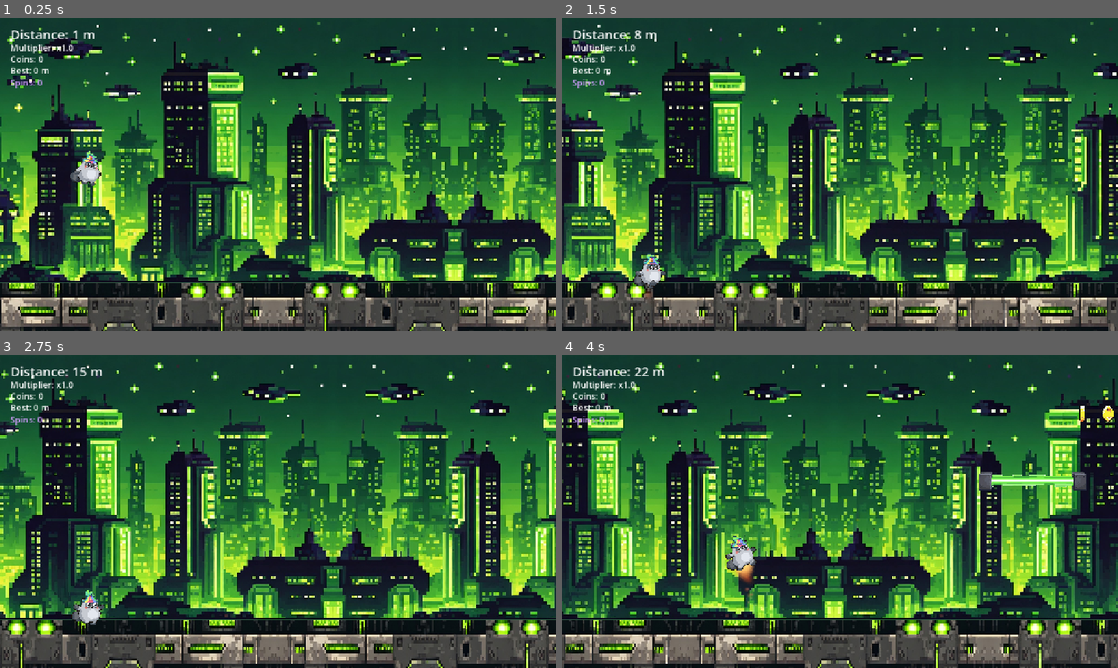
Above: before the commit, frames 1-4 (two rows, left to right).
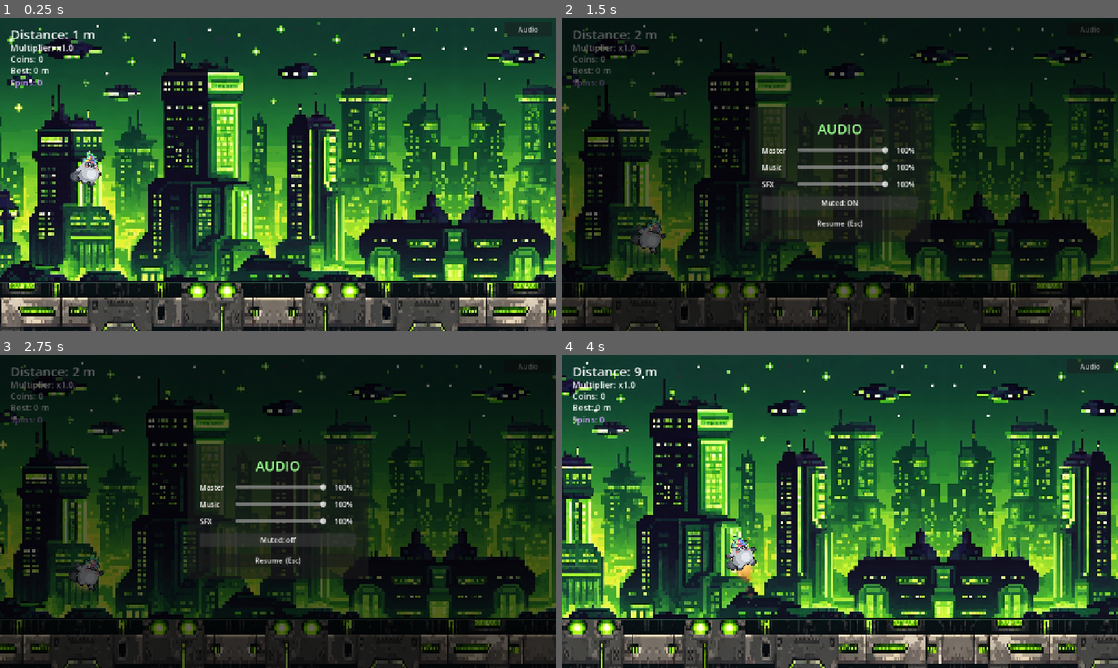
Above: after the commit, the same moments.

Repository: Camoku/moki-jetpack-mayhem
Game: Godot game, scene res://Main.tscn
Two runs of this game, one before a commit and one after it. Both use one fixed random seed, a clock stepped at 60 frames per second and the inputs below. Sound files missing from this copy of the repository are replaced by a short silence.
Inputs (mouse positions are in pixels of both pictures, inside the frame that each line leads up to):
- Up to frame 1 (0.25 s): no input
- Up to frame 2 (1.5 s): click (1090, 30) at 0.5 s, where only the run after the commit has a clickable "Audio"; click (840, 202) at 1.25 s, where only the run after the commit has a clickable "Muted: off"
- Up to frame 3 (2.75 s): click (278, 539) at 2 s, where only the run after the commit has a clickable "Muted: ON"
- Up to frame 4 (4 s): click (840, 561) at 2.75 s, where only the run after the commit has a clickable "Resume (Esc)"; tap Enter at 3.5 s; hold D (move_right) from 3.53 s (still down); hold Space (boost) from 3.53 s (still down); tap M at 3.8 s

The runs differ from the first frame. In frame 1, less than 0.1% of the frame differs, in the area x 90-97%, y 2-6%; in frame 2, 85%, in the area x 0-100%, y 0-100%; in frame 3, 84%; in frame 4, 60%.

Commit message:
Add full audio pass: chiptune SFX, music, and a settings menu
Procedurally-generated 8-bit audio (tools/gen_audio.py): 21 SFX + a
looping music track, all as WAV. New Audio autoload (audio_manager.gd)
with an SFX player pool + Master/SFX/Music buses, plus a global settings
menu (settings_menu.gd) opened by a corner "Audio" button or Esc, with
volume sliders + mute, persisted to user://audio.cfg.

Wired sounds into: coins, powerups (dash whoosh), chests, spin tokens,
jetpack thruster loop, crash, shield block, second chance/revive, boost
rings, bounce orbs (on-screen only), missiles, lasers, boss arrival/hit/
defeat, event clears, slot reel + jackpot, and game over. Music starts
each run; loops by replaying on finish (the AudioStreamWAV internal loop
defaulted to a zero-length = silent region, which is why it was mute).

Co-Authored-By: Claude Opus 4.8 <noreply@anthropic.com>

Diff:
--- /dev/null
+++ b/audio_manager.gd
@@ -0,0 +1,176 @@
+# ==========================================================
+#  audio_manager.gd - the global sound manager (autoload "Audio")
+# ==========================================================
+#  One place that owns all sound. Any script can just call:
+#     Audio.play("coin")             # fire a one-shot SFX
+#     Audio.play_varied("bounce")    # same, with a little random pitch
+#     Audio.set_boost(true/false)    # start/stop the jetpack loop
+#     Audio.start_music()            # begin the looping track
+#  Press M in-game to mute everything.
+#
+#  How it works: a small POOL of AudioStreamPlayers is cycled through so
+#  several SFX can overlap without cutting each other off. SFX go to the
+#  "SFX" bus, music to the quieter "Music" bus (see default_bus_layout.tres).
+# ==========================================================
+extends Node
+
+# All one-shot sound effects, preloaded once. Add a sound = drop a .wav in
+# audio/sfx/ (see tools/gen_audio.py) and add a line here.
+const SFX := {
+	"coin": preload("res://audio/sfx/coin.wav"),
+	"ding": preload("res://audio/sfx/ding.wav"),
+	"powerup": preload("res://audio/sfx/powerup.wav"),
+	"chest": preload("res://audio/sfx/chest.wav"),
+	"crash": preload("res://audio/sfx/crash.wav"),
+	"bounce": preload("res://audio/sfx/bounce.wav"),
+	"ring": preload("res://audio/sfx/ring.wav"),
+	"dash": preload("res://audio/sfx/dash.wav"),
+	"laser": preload("res://audio/sfx/laser.wav"),
+	"missile": preload("res://audio/sfx/missile.wav"),
+	"boss_alarm": preload("res://audio/sfx/boss_alarm.wav"),
+	"boss_hit": preload("res://audio/sfx/boss_hit.wav"),
+	"boss_defeat": preload("res://audio/sfx/boss_defeat.wav"),
+	"event": preload("res://audio/sfx/event.wav"),
+	"jackpot": preload("res://audio/sfx/jackpot.wav"),
+	"slot_tick": preload("res://audio/sfx/slot_tick.wav"),
+	"sparkle": preload("res://audio/sfx/sparkle.wav"),
+	"shield": preload("res://audio/sfx/shield.wav"),
+	"revive": preload("res://audio/sfx/revive.wav"),
+	"gameover": preload("res://audio/sfx/gameover.wav"),
+	"select": preload("res://audio/sfx/select.wav"),
+}
+
+const POOL_SIZE := 16
+const SETTINGS_PATH := "user://audio.cfg"
+const BUSES := ["Master", "SFX", "Music"]
+
+var _pool: Array[AudioStreamPlayer] = []
+var _next: int = 0
+var _music_player: AudioStreamPlayer
+var _boost_player: AudioStreamPlayer
+var muted: bool = false
+# Per-bus volume as a 0..1 linear value (what the settings sliders show).
+var _vol: Dictionary = {"Master": 1.0, "SFX": 1.0, "Music": 1.0}
+
+
+func _ready() -> void:
+	# Keep playing while the tree is paused (slot machine / game-over use pause).
+	process_mode = Node.PROCESS_MODE_ALWAYS
+
+	for i in POOL_SIZE:
+		var p := AudioStreamPlayer.new()
+		p.bus = "SFX"
+		add_child(p)
+		_pool.append(p)
+
+	# Music on its own bus. We loop by REPLAYING when it finishes rather than the
+	# stream's internal loop (whose loop_end defaults to 0 = a silent zero-length
+	# loop - the cause of the "music plays but you hear nothing" bug).
+	var music: AudioStreamWAV = preload("res://audio/music/music_main.wav")
+	_music_player = AudioStreamPlayer.new()
+	_music_player.bus = "Music"
+	_music_player.stream = music
+	add_child(_music_player)
+	_music_player.finished.connect(_replay_music)
+
+	# The held jetpack thruster is a seamless loop toggled on/off.
+	var boost: AudioStreamWAV = preload("res://audio/sfx/boost_loop.wav")
+	boost.loop_mode = AudioStreamWAV.LOOP_FORWARD
+	_boost_player = AudioStreamPlayer.new()
+	_boost_player.bus = "SFX"
+	_boost_player.stream = boost
+	_boost_player.volume_db = -6.0
+	add_child(_boost_player)
+
+	_load_settings()                                   # restore saved volumes + mute
+	add_child(preload("res://settings_menu.gd").new())  # the global ESC settings menu
+
+
+# Fire a one-shot sound. pitch 1.0 = normal; vol_db trims the level.
+func play(sound: String, pitch: float = 1.0, vol_db: float = 0.0) -> void:
+	if not SFX.has(sound):
+		return
+	var p := _pool[_next]
+	_next = (_next + 1) % _pool.size()
+	p.stream = SFX[sound]
+	p.pitch_scale = pitch
+	p.volume_db = vol_db
+	p.play()
+
+
+# Same, but with a little random pitch so repeated sounds (coins) don't fatigue.
+func play_varied(sound: String, spread: float = 0.08, vol_db: float = 0.0) -> void:
+	play(sound, 1.0 + randf_range(-spread, spread), vol_db)
+
+
+func start_music() -> void:
+	if not _music_player.playing:
+		_music_player.play()
+
+
+# Loop the track by restarting it the instant it ends.
+func _replay_music() -> void:
+	_music_player.play()
+
+
+func stop_music() -> void:
+	_music_player.stop()
+
+
+# Start/stop the looping jetpack thruster (called every frame; guarded so it
+# only actually starts/stops on a change).
+func set_boost(on: bool) -> void:
+	if on and not _boost_player.playing:
+		_boost_player.play()
+	elif not on and _boost_player.playing:
+		_boost_player.stop()
+
+
+func toggle_mute() -> void:
+	muted = not muted
+	AudioServer.set_bus_mute(AudioServer.get_bus_index("Master"), muted)
+	_save_settings()
+
+
+# --- volume settings (used by the settings menu) ------------------------
+
+func get_bus_volume(bus: String) -> float:
+	return _vol.get(bus, 1.0)
+
+
+func set_bus_volume(bus: String, linear: float) -> void:
+	_vol[bus] = clampf(linear, 0.0, 1.0)
+	_apply_bus(bus)
+	_save_settings()
+
+
+func _apply_bus(bus: String) -> void:
+	var idx := AudioServer.get_bus_index(bus)
+	if idx >= 0:
+		# linear_to_db(0) is -inf; floor very-low values to a silent -60 dB.
+		var v: float = _vol[bus]
+		AudioServer.set_bus_volume_db(idx, linear_to_db(v) if v > 0.001 else -60.0)
+
+
+func _load_settings() -> void:
+	var cfg := ConfigFile.new()
+	if cfg.load(SETTINGS_PATH) == OK:
+		for b in BUSES:
+			_vol[b] = float(cfg.get_value("audio", b.to_lower(), _vol[b]))
+		muted = bool(cfg.get_value("audio", "muted", false))
+	for b in BUSES:
+		_apply_bus(b)
+	AudioServer.set_bus_mute(AudioServer.get_bus_index("Master"), muted)
+
+
+func _save_settings() -> void:
+	var cfg := ConfigFile.new()
+	for b in BUSES:
+		cfg.set_value("audio", b.to_lower(), _vol[b])
+	cfg.set_value("audio", "muted", muted)
+	cfg.save(SETTINGS_PATH)
+
+
+func _unhandled_input(event: InputEvent) -> void:
+	if event is InputEventKey and event.pressed and not event.echo and event.keycode == KEY_M:
+		toggle_mute()
--- a/boss.gd
+++ b/boss.gd
@@ -205,6 +205,7 @@
 			if _t >= intro_time:
 				if camera != null:
 					camera.shake(20.0 if kind == "main" else 10.0)   # the DREADNOUGHT lands much harder
+				Audio.play("boss_alarm")
 				_enter_attack()
 		State.ATTACK:
 			# The attack fired on entry. The frigate keeps lobbing fresh volleys
@@ -330,6 +331,7 @@
 func _die() -> void:
 	state = State.DYING
 	_t = 0.0
+	Audio.play("boss_defeat")
 	_set_core_vulnerable(false)
 	housing.color = Color(1.0, 0.85, 0.4, 1.0)   # flash bright as it blows (other kinds)
 	body_sprite.modulate = Color(2.2, 2.2, 2.2, 1.0)    # the cannon sprite flares bright
@@ -381,6 +383,7 @@
 func _on_core_entered(body: Node) -> void:
 	# A hit only counts while the core is exposed and off cooldown.
 	if body.is_in_group("player") and state == State.OVERHEAT and _core_vulnerable and _hit_cd <= 0.0:
+		Audio.play("boss_hit")
 		_take_hit()
 
 
--- a/bounce_orb.gd
+++ b/bounce_orb.gd
@@ -90,6 +90,9 @@
 func _bounce() -> void:
 	_pop = 1.32
 	_flare = 1.8
+	# Soft bounce blip - only when on-screen, so off-screen orbs don't spam.
+	if camera != null and absf(global_position.x - camera.global_position.x) < 700.0:
+		Audio.play_varied("bounce", 0.12, -6.0)
 
 
 # --- Juice builders (configured in code, like jet_flame.gd) ---
--- a/chest.gd
+++ b/chest.gd
@@ -41,6 +41,7 @@
 func _on_body_entered(body: Node) -> void:
 	if not body.is_in_group("player"):
 		return
+	Audio.play("chest")
 	var hud := get_tree().get_first_node_in_group("hud")
 	if hud != null and hud.has_method("add_coin"):
 		hud.add_coin(coins)        # bank the coins (+ bump the multiplier)
--- a/coin.gd
+++ b/coin.gd
@@ -41,6 +41,7 @@
 func _on_body_entered(body: Node) -> void:
 	if body.is_in_group("player"):
 		_collected = true
+		Audio.play_varied("coin")
 		# Ask the Moki how much this coin is worth (Doubler makes it 2),
 		# then tell the HUD (our run manager).
 		var hud := get_tree().get_first_node_in_group("hud")
--- /dev/null
+++ b/default_bus_layout.tres
@@ -0,0 +1,21 @@
+[gd_resource type="AudioBusLayout" format=3]
+
+[resource]
+bus/0/name = "Master"
+bus/0/solo = false
+bus/0/mute = false
+bus/0/bypass_fx = false
+bus/0/volume_db = 0.0
+bus/0/send = "Master"
+bus/1/name = "SFX"
+bus/1/solo = false
+bus/1/mute = false
+bus/1/bypass_fx = false
+bus/1/volume_db = 0.0
+bus/1/send = "Master"
+bus/2/name = "Music"
+bus/2/solo = false
+bus/2/mute = false
+bus/2/bypass_fx = false
+bus/2/volume_db = 0.0
+bus/2/send = "Master"
--- a/horizontal_laser.gd
+++ b/horizontal_laser.gd
@@ -87,6 +87,7 @@
 func _start_firing() -> void:
 	state = State.FIRING
 	deadly = true
+	Audio.play("laser")
 	_t = 0.0
 	modulate.a = 1.0
 	for body in get_overlapping_bodies():
--- a/hud.gd
+++ b/hud.gd
@@ -154,6 +154,7 @@
 			# Flicker through random symbols (white) for the rolling-reel look.
 			reel_label.text = SLOT_SYMBOLS[randi() % SLOT_SYMBOLS.size()]
 			reel_label.modulate = Color(1, 1, 1, 1)
+			Audio.play("slot_tick")
 		if _spin_time <= 0.0:
 			_spinning = false
 			_land_reward(_pending_reward)
@@ -337,6 +338,7 @@
 
 # The reel has stopped: show the landed symbol + result text, and apply the prize.
 func _land_reward(kind: String) -> void:
+	Audio.play("jackpot")
 	match kind:
 		"small":
 			reel_label.text = "$"
@@ -410,6 +412,7 @@
 	if game_over:
 		return
 	game_over = true
+	Audio.play("gameover")
 
 	# Score is computed HERE, at the end: distance turned into points, then
 	# boosted by the coin multiplier.
--- a/missile.gd
+++ b/missile.gd
@@ -76,6 +76,7 @@
 func _launch() -> void:
 	state = State.FLYING
 	deadly = true
+	Audio.play("missile")
 	warn_bg.visible = false
 	missile_sprite.visible = true
 	glow.visible = true
--- a/player.gd
+++ b/player.gd
@@ -162,8 +162,9 @@
 	if boosting:
 		velocity.y -= boost_power * delta
 
-	# Fire the jetpack exhaust only while we are actively boosting.
+	# Fire the jetpack exhaust + thruster loop only while actively boosting.
 	flame.emitting = boosting
+	Audio.set_boost(boosting)
 
 	# Keep the up/down speed inside friendly limits.
 	velocity.y = clamp(velocity.y, -max_rise_speed, max_fall_speed)
@@ -398,6 +399,7 @@
 		has_shield = false
 		shield_visual.visible = false
 		invuln = shield_invuln_time
+		Audio.play("shield")
 		return
 
 	# A held Second Chance revives us once instead of dying - a dramatic save
@@ -405,6 +407,7 @@
 	if _has_second_chance:
 		_has_second_chance = false
 		invuln = maxf(invuln, second_chance_invuln)
+		Audio.play("revive")
 		var hud_sc := get_tree().get_first_node_in_group("hud")
 		if hud_sc != null:
 			if hud_sc.has_method("show_banner"):
@@ -426,6 +429,8 @@
 	dead = true
 	set_physics_process(false)
 	flame.emitting = false   # cut the thrust; any lingering sparks fade out
+	Audio.set_boost(false)   # stop the thruster loop
+	Audio.play("crash")
 
 	# Hand off to the HUD. It decides what happens next: if we collected any spin
 	# tokens this run, it opens the SLOT MACHINE (where a "revive" can bring us
@@ -442,6 +447,7 @@
 	dead = false
 	set_physics_process(true)
 	velocity = Vector2.ZERO
+	Audio.play("revive")
 	invuln = maxf(invuln, revive_invuln_time)
 	# Make sure we're back inside the play area (not clipped into roof/floor).
 	position.y = clamp(position.y, ceiling_y, floor_y)
--- a/powerup.gd
+++ b/powerup.gd
@@ -97,6 +97,7 @@
 func _pickup_juice() -> void:
 	_grabbed = true
 	set_deferred("monitoring", false)   # can't be grabbed again mid-pop
+	Audio.play("dash" if type == "dash" else "powerup")
 
 	# Green spark burst at the pickup's spot.
 	var fw := FIREWORKS.instantiate()
--- a/project.godot
+++ b/project.godot
@@ -18,6 +18,8 @@
 
 ; The "*" means enabled. GameState becomes a global we can use anywhere.
 GameState="*res://game_state.gd"
+; Audio = the global sound manager (Audio.play("coin"), etc.)
+Audio="*res://audio_manager.gd"
 
 [display]
 
--- a/ring.gd
+++ b/ring.gd
@@ -43,6 +43,7 @@
 		return
 	if body.is_in_group("player"):
 		_collected = true
+		Audio.play("ring")
 		var cam := get_tree().get_first_node_in_group("camera")
 		if cam != null:
 			cam.add_boost(boost_time, boost_multiplier)
--- /dev/null
+++ b/settings_menu.gd
@@ -0,0 +1,174 @@
+# ==========================================================
+#  settings_menu.gd - the in-game AUDIO settings overlay
+# ==========================================================
+#  A global menu (owned by the Audio autoload, so it exists in every scene).
+#  A small "Audio" button sits in the top-right corner at all times; click it
+#  (or press ESC) to open the panel: Master / Music / SFX sliders + a Mute
+#  toggle. Changes apply live and are saved by the Audio manager.
+#  The UI is built in code so there's no scene file to wire up.
+# ==========================================================
+extends CanvasLayer
+
+var _open: bool = false
+var _menu_root: Control          # the dim + panel (hidden until opened)
+var _sliders: Dictionary = {}    # bus name -> HSlider
+var _pcts: Dictionary = {}       # bus name -> Label
+var _mute_btn: Button
+
+
+func _ready() -> void:
+	layer = 128                                  # above everything (HUD included)
+	process_mode = Node.PROCESS_MODE_ALWAYS      # works while the tree is paused
+	_build()
+
+
+func _build() -> void:
+	# A full-screen layer that lets gameplay clicks pass through (only its
+	# button/dim children grab the mouse).
+	var root := Control.new()
+	root.set_anchors_preset(Control.PRESET_FULL_RECT)
+	root.mouse_filter = Control.MOUSE_FILTER_IGNORE
+	add_child(root)
+
+	# The always-visible corner button that opens the menu.
+	var gear := Button.new()
+	gear.text = "Audio"
+	gear.focus_mode = Control.FOCUS_NONE
+	gear.set_anchors_preset(Control.PRESET_TOP_RIGHT)
+	gear.offset_left = -118.0
+	gear.offset_top = 10.0
+	gear.offset_right = -10.0
+	gear.offset_bottom = 42.0
+	gear.modulate = Color(1, 1, 1, 0.8)
+	gear.pressed.connect(open)
+	root.add_child(gear)
+
+	# The menu itself (hidden until opened).
+	_menu_root = Control.new()
+	_menu_root.set_anchors_preset(Control.PRESET_FULL_RECT)
+	_menu_root.visible = false
+	root.add_child(_menu_root)
+
+	var dim := ColorRect.new()
+	dim.color = Color(0, 0, 0, 0.62)
+	dim.set_anchors_preset(Control.PRESET_FULL_RECT)
+	dim.mouse_filter = Control.MOUSE_FILTER_STOP
+	_menu_root.add_child(dim)
+
+	var center := CenterContainer.new()
+	center.set_anchors_preset(Control.PRESET_FULL_RECT)
+	_menu_root.add_child(center)
+
+	var panel := PanelContainer.new()
+	center.add_child(panel)
+
+	var margin := MarginContainer.new()
+	for side in ["left", "right", "top", "bottom"]:
+		margin.add_theme_constant_override("margin_" + side, 28)
+	panel.add_child(margin)
+
+	var vb := VBoxContainer.new()
+	vb.add_theme_constant_override("separation", 16)
+	vb.custom_minimum_size = Vector2(360, 0)
+	margin.add_child(vb)
+
+	var title := Label.new()
+	title.text = "AUDIO"
+	title.horizontal_alignment = HORIZONTAL_ALIGNMENT_CENTER
+	title.add_theme_font_size_override("font_size", 32)
+	title.add_theme_color_override("font_color", Color(0.6, 1.0, 0.55))
+	vb.add_child(title)
+
+	_add_slider(vb, "Master")
+	_add_slider(vb, "Music")
+	_add_slider(vb, "SFX")
+
+	_mute_btn = Button.new()
+	_mute_btn.focus_mode = Control.FOCUS_NONE
+	_mute_btn.pressed.connect(_on_mute)
+	vb.add_child(_mute_btn)
+
+	var resume := Button.new()
+	resume.text = "Resume  (Esc)"
+	resume.focus_mode = Control.FOCUS_NONE
+	resume.pressed.connect(close)
+	vb.add_child(resume)
+
+
+# One labelled volume row: "Master  [=====slider=====]  80%"
+func _add_slider(parent: VBoxContainer, bus: String) -> void:
+	var row := HBoxContainer.new()
+	row.add_theme_constant_override("separation", 12)
+	parent.add_child(row)
+
+	var name_lbl := Label.new()
+	name_lbl.text = bus
+	name_lbl.custom_minimum_size = Vector2(70, 0)
+	row.add_child(name_lbl)
+
+	var slider := HSlider.new()
+	slider.min_value = 0.0
+	slider.max_value = 1.0
+	slider.step = 0.01
+	slider.custom_minimum_size = Vector2(210, 0)
+	slider.size_flags_vertical = Control.SIZE_SHRINK_CENTER
+	slider.value_changed.connect(_on_slider_changed.bind(bus))
+	row.add_child(slider)
+	_sliders[bus] = slider
+
+	var pct := Label.new()
+	pct.custom_minimum_size = Vector2(48, 0)
+	pct.horizontal_alignment = HORIZONTAL_ALIGNMENT_RIGHT
+	row.add_child(pct)
+	_pcts[bus] = pct
+
+
+func _on_slider_changed(value: float, bus: String) -> void:
+	Audio.set_bus_volume(bus, value)
+	_pcts[bus].text = "%d%%" % roundi(value * 100.0)
+
+
+func _on_mute() -> void:
+	Audio.toggle_mute()
+	Audio.play("select")
+	_refresh_mute()
+
+
+func _refresh_mute() -> void:
+	_mute_btn.text = "Muted: ON" if Audio.muted else "Muted: off"
+
+
+# Pull the current values from the Audio manager into the widgets.
+func _refresh() -> void:
+	for bus in _sliders:
+		_sliders[bus].set_value_no_signal(Audio.get_bus_volume(bus))
+		_pcts[bus].text = "%d%%" % roundi(Audio.get_bus_volume(bus) * 100.0)
+	_refresh_mute()
+
+
+func _unhandled_input(event: InputEvent) -> void:
+	if event is InputEventKey and event.pressed and not event.echo and event.keycode == KEY_ESCAPE:
+		if _open:
+			close()
+		else:
+			open()
+		get_viewport().set_input_as_handled()
+
+
+func open() -> void:
+	# Don't open over another pause owner (slot machine / game over).
+	if _open or get_tree().paused:
+		return
+	_open = true
+	_menu_root.visible = true
+	_refresh()
+	get_tree().paused = true
+	Audio.play("select")
+
+
+func close() -> void:
+	if not _open:
+		return
+	_open = false
+	_menu_root.visible = false
+	get_tree().paused = false
--- a/spawner.gd
+++ b/spawner.gd
@@ -291,6 +291,7 @@
 
 func _ready() -> void:
 	add_to_group("spawner")   # so highway rings can report back to us
+	Audio.start_music()       # kick off the looping soundtrack for the run
 	# Lights ON at the start of every run. GameState is an autoload, so this
 	# value survives a scene reload - we must clear it or a new run could
 	# start mid-blackout if the last run died in the dark.
@@ -933,6 +934,7 @@
 # already shows its own (e.g. the frenzy's "COMPLETE!").
 func _event_survived(banner: String = "EVENT CLEARED!") -> void:
 	_add_progress(1)
+	Audio.play("event")
 	_celebrate(false)
 	if banner != "":
 		_show_banner(banner, Color(0.6, 1.0, 0.7, 1.0), 1.6)
--- a/spin_token.gd
+++ b/spin_token.gd
@@ -36,6 +36,7 @@
 
 func _on_body_entered(body: Node) -> void:
 	if body.is_in_group("player"):
+		Audio.play("sparkle")
 		# Tell the HUD (our run manager) to bank one spin for the slot machine.
 		var hud := get_tree().get_first_node_in_group("hud")
 		if hud != null and hud.has_method("add_spin_token"):
--- a/vertical_laser.gd
+++ b/vertical_laser.gd
@@ -89,6 +89,7 @@
 func _start_firing() -> void:
 	state = State.FIRING
 	deadly = true
+	Audio.play("laser")
 	_t = 0.0
 	modulate.a = 1.0
 	# Catch the Moki if it is already inside the beam the instant we fire.
Not shown, added: audio/music/music_main.wav.import
Not shown, added: audio/sfx/boost_loop.wav.import
Not shown, added: audio/sfx/boss_alarm.wav.import
Not shown, added: audio/sfx/boss_defeat.wav.import
Not shown, added: audio/sfx/boss_hit.wav.import
Not shown, added: audio/sfx/bounce.wav.import
Not shown, added: audio/sfx/chest.wav.import
Not shown, added: audio/sfx/coin.wav.import
Not shown, added: audio/sfx/crash.wav.import
Not shown, added: audio/sfx/dash.wav.import
Not shown, added: audio/sfx/ding.wav.import
Not shown, added: audio/sfx/event.wav.import
(and 36 more such lines)
